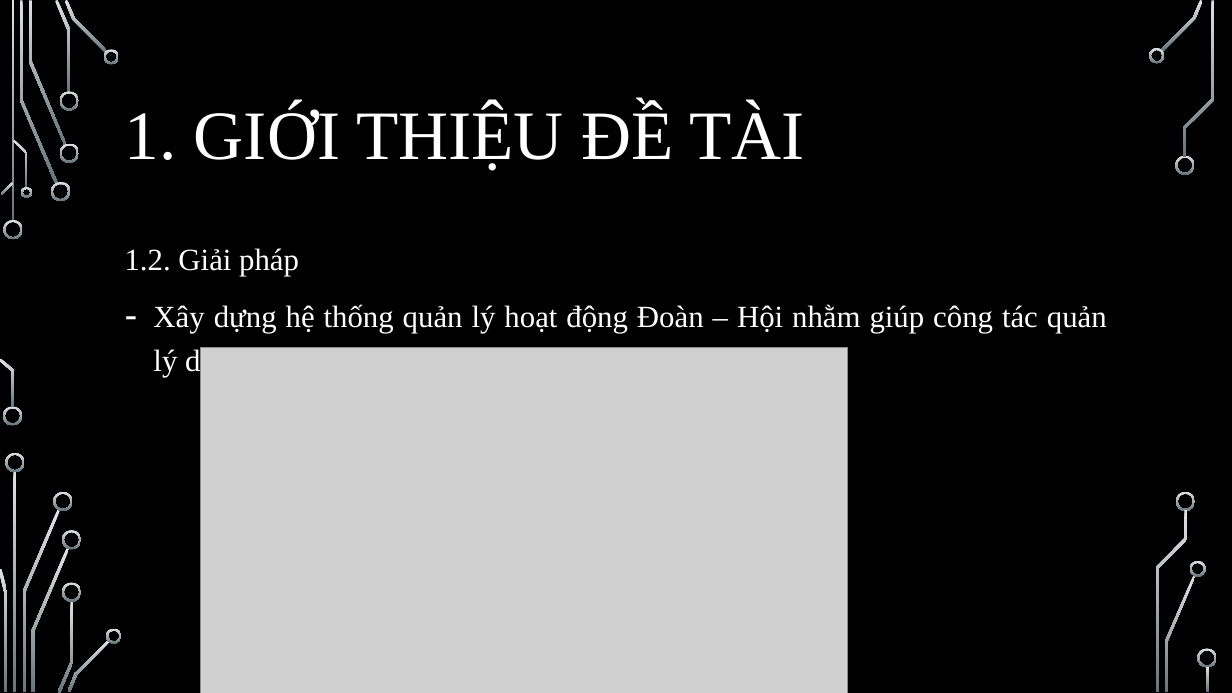
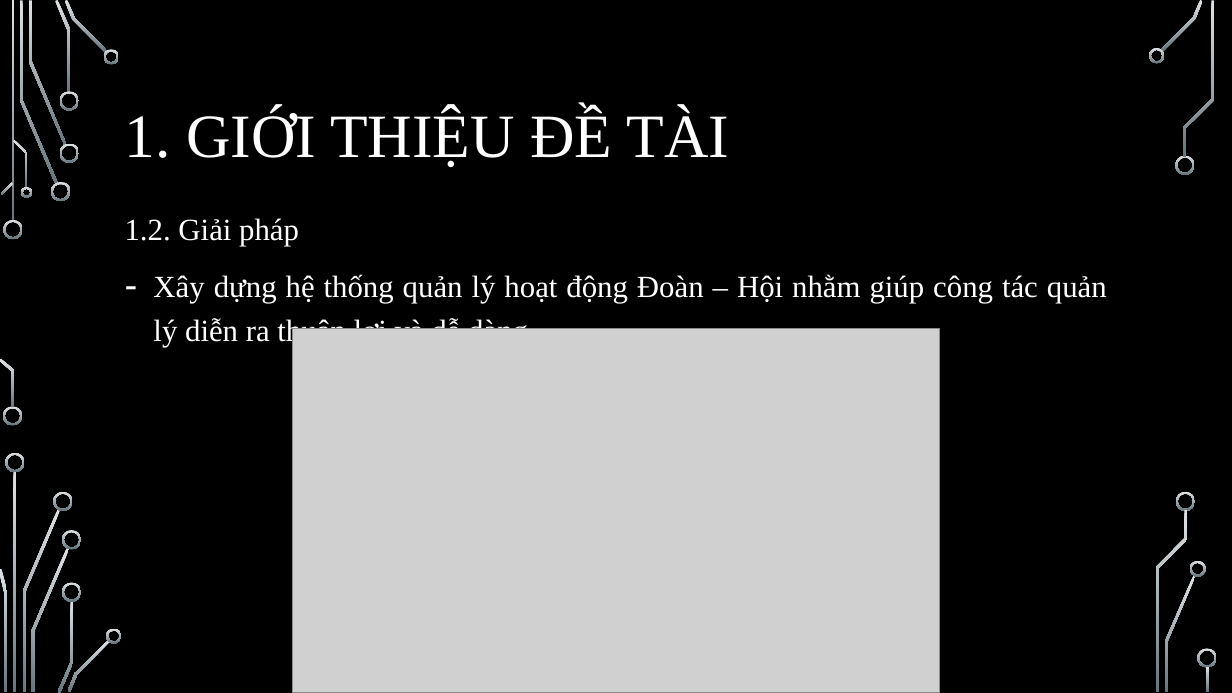
Before and after one commit to kiet1022/DoanHoiIT, a slide deck: slide 4 of FileBC/SlideBaoCaoVer2NotComplete.pptx. Drawn at 1232x693 pixels with LibreOffice and Linux fonts; fonts in the diff are those of the drawing; grey boxes stand for pictures; background and template pictures are left out. Boxes give left, top, right and bottom in pixels: in the first picture for what was removed or moved away, otherwise in the second. Text is boxed around its words. In the diff, an @@ line names an element or a change of style, - is before the commit and + after.

```diff
--- a/FileBC/SlideBaoCaoVer2NotComplete.pptx
+++ b/FileBC/SlideBaoCaoVer2NotComplete.pptx
@@ title "1. GIỚI THIỆU ĐỀ TÀI" at (x1=125, y1=108, x2=730, y2=167): size 54 to 48 pt @@
@@ text "1.2. Giải pháp" moved from (x1=125, y1=248, x2=1107, y2=377) to (x1=125, y1=218, x2=1107, y2=348) @@
@@ picture resized from (x1=201, y1=348, x2=848, y2=693) to (x1=292, y1=329, x2=940, y2=693) @@
```
Also in this commit, not shown: 11 other slides changed, 5 slides added, 7 slides removed.
